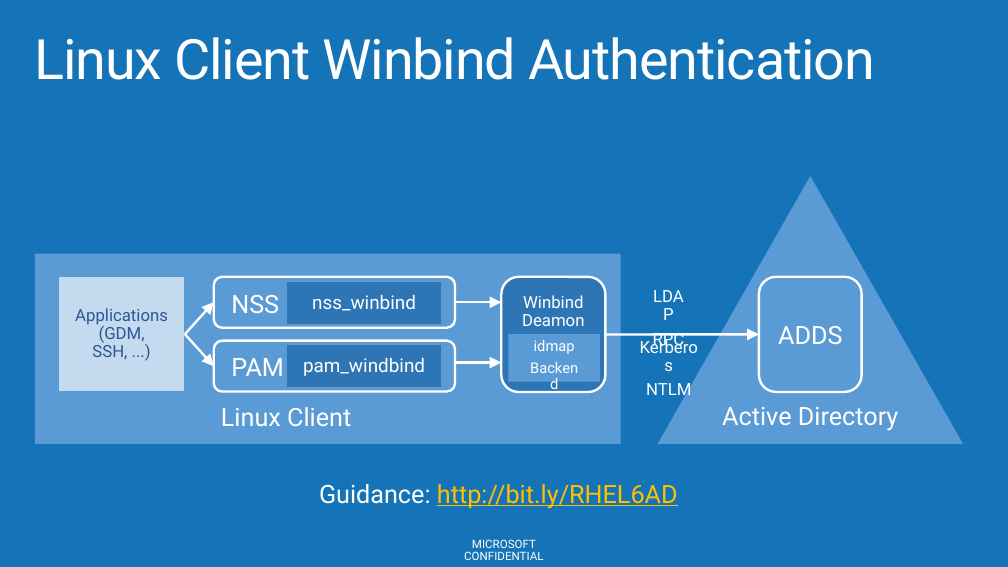
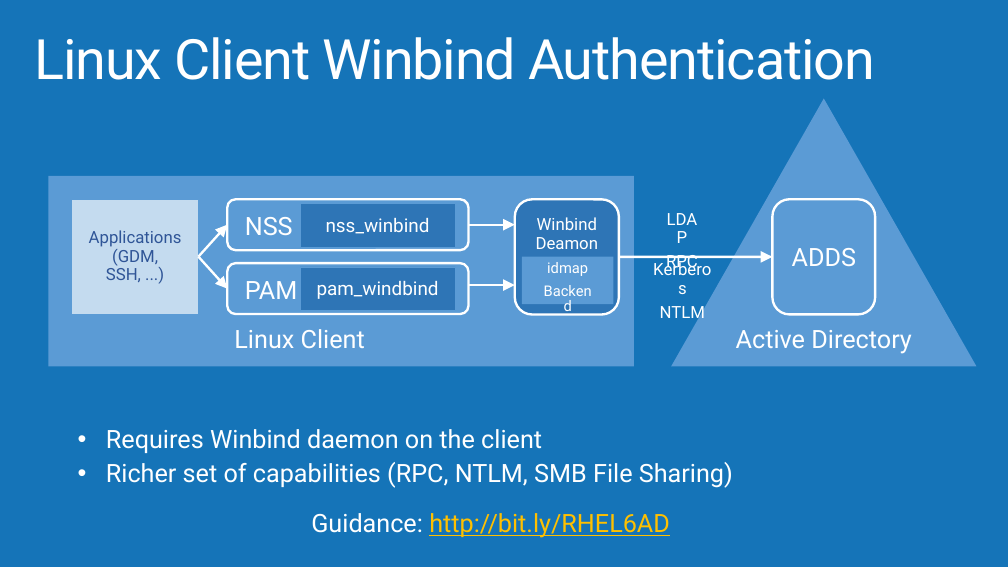
Before and after one commit to AzureCAT-GSI/SAP-on-Azure, a slide deck: slide 12 of SAP-on-Azure-Workshop-multi-day-/Presentations/Architecting VM Hybrid Solutions.pptx (slide 19 before the commit). Drawn at 1008x567 pixels with LibreOffice and Linux fonts; fonts in the diff are those of the drawing; background and template pictures are left out. Boxes give left, top, right and bottom in pixels: in the first picture for what was removed or moved away, otherwise in the second. Text is boxed around its words. In the diff, an @@ line names an element or a change of style, - is before the commit and + after.

```diff
--- a/SAP-on-Azure-Workshop-multi-day-/Presentations/Architecting VM Hybrid Solutions.pptx
+++ b/SAP-on-Azure-Workshop-multi-day-/Presentations/Architecting VM Hybrid Solutions.pptx
@@ 5 texts, 4 rectangles, 4 arrows, 3 rounded rectangles: place and size @@
-5 texts, 4 rectangles, 4 arrows, 3 rounded rectangles at [35,253,899,444]
+5 texts, 4 rectangles, 4 arrows, 3 rounded rectangles at [48,176,912,367]
@@ 1 rounded rectangle, 1 text, 1 rectangle, 1 triangle, 1 arrow: place and size @@
-1 rounded rectangle, 1 text, 1 rectangle, 1 triangle, 1 arrow at [214,176,963,444]
+1 rounded rectangle, 1 text, 1 rectangle, 1 triangle, 1 arrow at [228,98,977,366]
@@ text added at [106,429,733,488], 24 pt, text #FFFFFF @@
+• Requires Winbind daemon on the client
+• Richer set of capabilities (RPC, NTLM, SMB File Sharing)
@@ text "Guidance: http://bit.ly/RHEL6AD": place and size @@
-text "Guidance: http://bit.ly/RHEL6AD" at [319,484,678,509]
+text "Guidance: http://bit.ly/RHEL6AD" at [311,513,670,538]
@@ text removed at [464,539,543,560] @@
-MICROSOFT CONFIDENTIAL
```
Also in this commit, not shown: 41 other slides changed, 13 slides added, 19 slides removed.
